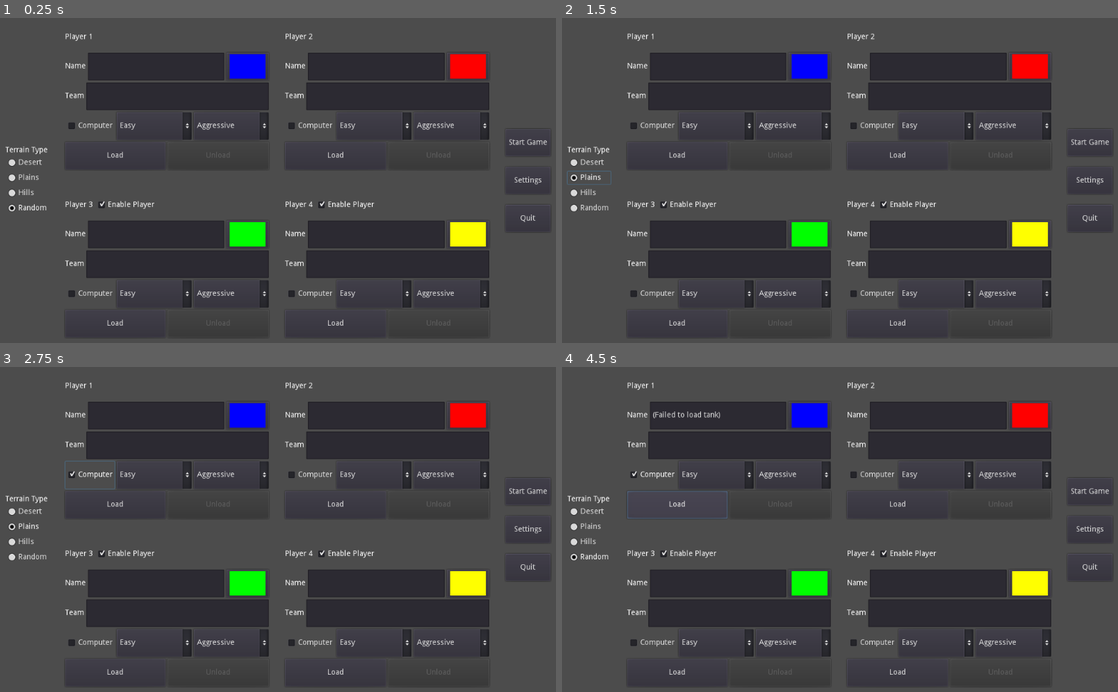
Above: before the commit, frames 1-4 (two rows, left to right).
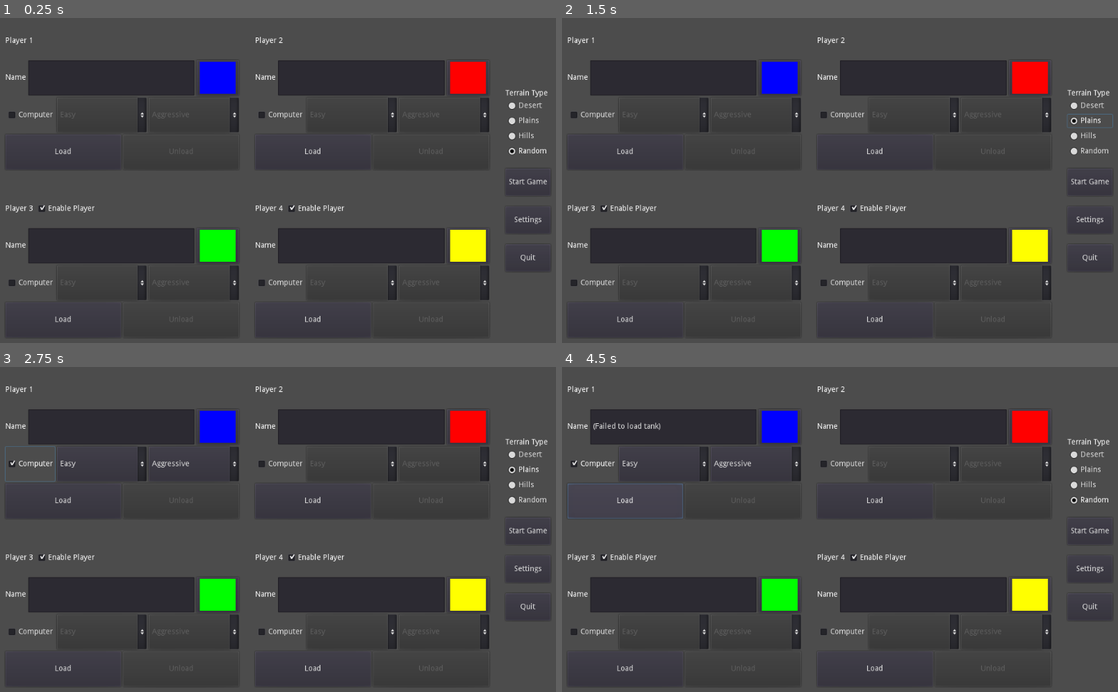
Above: after the commit, the same moments.

Repository: Arc676/Tanks-Godot
Game: Godot game, scene res://Scenes/Screens/Main Menu.tscn
The game is run twice, just before and just after one commit, with the same random seed, the same clock (stepped at 60 frames per second) and the same inputs.
Inputs:
- Up to frame 1 (0.25 s): no input
- Up to frame 2 (1.5 s): click "Desert" at 0.5 s; click "Plains" at 1.25 s
- Up to frame 3 (2.75 s): click "Computer" at 2 s
- Up to frame 4 (4.5 s): click "Hills" at 2.75 s; click "Random" at 3.5 s; click "Load" at 4.25 s

The runs differ from the first frame. In frame 1, 16% of the frame differs, in the area x 0-99%, y 4-95%; in frame 2, 16%, in the area x 0-100%, y 4-95%; in frame 3, 16%; in frame 4, 16%.

Commit message:
UI/UX improvements
Add new setting to disable teams
Disable tank creator components more responsively to config

Diff:
--- a/Scenes/Screens/Main Menu.tscn
+++ b/Scenes/Screens/Main Menu.tscn
@@ -24,52 +24,8 @@
 "_edit_use_anchors_": false
 }
 
-[node name="Terrain" type="VBoxContainer" parent="UI"]
-margin_right = 80.0
-margin_bottom = 580.0
-alignment = 1
-__meta__ = {
-"_edit_use_anchors_": false
-}
-
-[node name="Label" type="Label" parent="UI/Terrain"]
-margin_top = 227.0
-margin_right = 80.0
-margin_bottom = 241.0
-text = "Terrain Type"
-
-[node name="Desert" type="CheckBox" parent="UI/Terrain"]
-margin_top = 245.0
-margin_right = 80.0
-margin_bottom = 269.0
-group = ExtResource( 2 )
-text = "Desert"
-
-[node name="Plains" type="CheckBox" parent="UI/Terrain"]
-margin_top = 273.0
-margin_right = 80.0
-margin_bottom = 297.0
-group = ExtResource( 2 )
-text = "Plains"
-
-[node name="Hills" type="CheckBox" parent="UI/Terrain"]
-margin_top = 301.0
-margin_right = 80.0
-margin_bottom = 325.0
-group = ExtResource( 2 )
-text = "Hills"
-
-[node name="Random" type="CheckBox" parent="UI/Terrain"]
-margin_top = 329.0
-margin_right = 80.0
-margin_bottom = 353.0
-pressed = true
-group = ExtResource( 2 )
-text = "Random"
-
 [node name="P13" type="VBoxContainer" parent="UI"]
-margin_left = 110.0
-margin_right = 485.0
+margin_right = 430.0
 margin_bottom = 580.0
 size_flags_horizontal = 3
 custom_constants/separation = 40
@@ -78,18 +34,18 @@
 [node name="Player 1" parent="UI/P13" instance=ExtResource( 1 )]
 anchor_right = 0.0
 anchor_bottom = 0.0
-margin_right = 375.0
+margin_right = 430.0
 margin_bottom = 270.0
 
 [node name="Player 3" parent="UI/P13" instance=ExtResource( 1 )]
 anchor_right = 0.0
 anchor_bottom = 0.0
 margin_top = 310.0
-margin_right = 375.0
+margin_right = 430.0
 margin_bottom = 580.0
 
 [node name="P24" type="VBoxContainer" parent="UI"]
-margin_left = 515.0
+margin_left = 460.0
 margin_right = 891.0
 margin_bottom = 580.0
 size_flags_horizontal = 3
@@ -99,14 +55,14 @@
 [node name="Player 2" parent="UI/P24" instance=ExtResource( 1 )]
 anchor_right = 0.0
 anchor_bottom = 0.0
-margin_right = 376.0
+margin_right = 431.0
 margin_bottom = 270.0
 
 [node name="Player 4" parent="UI/P24" instance=ExtResource( 1 )]
 anchor_right = 0.0
 anchor_bottom = 0.0
 margin_top = 310.0
-margin_right = 376.0
+margin_right = 431.0
 margin_bottom = 580.0
 
 [node name="VBoxContainer" type="VBoxContainer" parent="UI"]
@@ -120,24 +76,67 @@
 "_edit_use_anchors_": false
 }
 
+[node name="Terrain" type="VBoxContainer" parent="UI/VBoxContainer"]
+margin_top = 122.0
+margin_right = 83.0
+margin_bottom = 248.0
+alignment = 1
+__meta__ = {
+"_edit_use_anchors_": false
+}
+
+[node name="Label" type="Label" parent="UI/VBoxContainer/Terrain"]
+margin_right = 83.0
+margin_bottom = 14.0
+text = "Terrain Type"
+
+[node name="Desert" type="CheckBox" parent="UI/VBoxContainer/Terrain"]
+margin_top = 18.0
+margin_right = 83.0
+margin_bottom = 42.0
+group = ExtResource( 2 )
+text = "Desert"
+
+[node name="Plains" type="CheckBox" parent="UI/VBoxContainer/Terrain"]
+margin_top = 46.0
+margin_right = 83.0
+margin_bottom = 70.0
+group = ExtResource( 2 )
+text = "Plains"
+
+[node name="Hills" type="CheckBox" parent="UI/VBoxContainer/Terrain"]
+margin_top = 74.0
+margin_right = 83.0
+margin_bottom = 98.0
+group = ExtResource( 2 )
+text = "Hills"
+
+[node name="Random" type="CheckBox" parent="UI/VBoxContainer/Terrain"]
+margin_top = 102.0
+margin_right = 83.0
+margin_bottom = 126.0
+pressed = true
+group = ExtResource( 2 )
+text = "Random"
+
 [node name="Start" type="Button" parent="UI/VBoxContainer"]
-margin_top = 195.0
+margin_top = 268.0
 margin_right = 83.0
-margin_bottom = 245.0
+margin_bottom = 318.0
 rect_min_size = Vector2( 0, 50 )
 text = "Start Game"
 
 [node name="Settings" type="Button" parent="UI/VBoxContainer"]
-margin_top = 265.0
+margin_top = 338.0
 margin_right = 83.0
-margin_bottom = 315.0
+margin_bottom = 388.0
 rect_min_size = Vector2( 0, 50 )
 text = "Settings"
 
 [node name="Quit" type="Button" parent="UI/VBoxContainer"]
-margin_top = 335.0
+margin_top = 408.0
 margin_right = 83.0
-margin_bottom = 385.0
+margin_bottom = 458.0
 rect_min_size = Vector2( 0, 50 )
 text = "Quit"
 [connection signal="pressed" from="UI/VBoxContainer/Start" to="." method="startGame"]
--- a/Scenes/Screens/Settings.tscn
+++ b/Scenes/Screens/Settings.tscn
@@ -16,9 +16,9 @@
 anchor_right = 0.5
 anchor_bottom = 0.5
 margin_left = -80.0
-margin_top = -71.0
+margin_top = -108.0
 margin_right = 80.0
-margin_bottom = 71.0
+margin_bottom = 108.0
 size_flags_horizontal = 3
 size_flags_vertical = 3
 custom_constants/separation = 20
@@ -37,22 +37,29 @@
 margin_bottom = 68.0
 text = "Show Touch Controls"
 
-[node name="Save Files" type="VBoxContainer" parent="VBoxContainer"]
+[node name="Enable Teams" type="CheckBox" parent="VBoxContainer"]
 margin_top = 88.0
 margin_right = 160.0
-margin_bottom = 102.0
+margin_bottom = 112.0
+text = "Enable Teams"
+
+[node name="Save Files" type="VBoxContainer" parent="VBoxContainer"]
+margin_top = 132.0
+margin_right = 160.0
+margin_bottom = 146.0
 
 [node name="Label" type="Label" parent="VBoxContainer/Save Files"]
 margin_right = 160.0
 margin_bottom = 14.0
-text = "Save Files"
+text = "View/Manage Save Files"
 
 [node name="Back to Main" type="Button" parent="VBoxContainer"]
-margin_top = 122.0
+margin_top = 166.0
 margin_right = 160.0
-margin_bottom = 172.0
+margin_bottom = 216.0
 rect_min_size = Vector2( 0, 50 )
 text = "Back"
 [connection signal="toggled" from="VBoxContainer/Enable SFX" to="." method="setSFX"]
 [connection signal="toggled" from="VBoxContainer/Enable Touch UI" to="." method="setTouchUI"]
+[connection signal="toggled" from="VBoxContainer/Enable Teams" to="." method="setTeams"]
 [connection signal="pressed" from="VBoxContainer/Back to Main" to="." method="returnToMain"]
--- a/Scenes/UI/Tank Creator.tscn
+++ b/Scenes/UI/Tank Creator.tscn
@@ -97,6 +97,7 @@
 margin_bottom = 117.0
 size_flags_horizontal = 3
 size_flags_vertical = 3
+disabled = true
 text = "Easy"
 items = [ "Easy", null, false, 0, null, "Medium", null, false, 1, null, "Hard", null, false, 2, null ]
 selected = 0
@@ -107,6 +108,7 @@
 margin_bottom = 117.0
 size_flags_horizontal = 3
 size_flags_vertical = 3
+disabled = true
 text = "Aggressive"
 items = [ "Aggressive", null, false, 0, null, "Defensive", null, false, 1, null, "Random", null, false, 2, null ]
 selected = 0
@@ -132,5 +134,7 @@
 size_flags_vertical = 3
 disabled = true
 text = "Unload"
+[connection signal="toggled" from="Presence/Tank Enabled" to="." method="toggleTank"]
+[connection signal="toggled" from="AI Mode/CC" to="." method="toggleCC"]
 [connection signal="pressed" from="Disk/Load" to="." method="loadTank"]
 [connection signal="pressed" from="Disk/Unload" to="." method="unloadTank"]
--- a/Scripts/Screens/Main Menu.gd
+++ b/Scripts/Screens/Main Menu.gd
@@ -23,10 +23,10 @@
 onready var p4 = $"UI/P24/Player 4"
 
 # Terrain selection
-onready var desert = $UI/Terrain/Desert
-onready var plains = $UI/Terrain/Plains
-onready var hills = $UI/Terrain/Hills
-onready var random = $UI/Terrain/Random
+onready var desert = $UI/VBoxContainer/Terrain/Desert
+onready var plains = $UI/VBoxContainer/Terrain/Plains
+onready var hills = $UI/VBoxContainer/Terrain/Hills
+onready var random = $UI/VBoxContainer/Terrain/Random
 
 func _ready():
 	p1.setProperties(1, Color(0, 0, 1))
--- a/Scripts/Screens/Settings.gd
+++ b/Scripts/Screens/Settings.gd
@@ -18,14 +18,11 @@
 
 onready var tree = get_tree()
 
-onready var enableSFX = $"VBoxContainer/Enable SFX"
-onready var enableTouchUI = $"VBoxContainer/Enable Touch UI"
-
-onready var saveList = $"VBoxContainer/Save Files"
 
 func _ready():
-	enableSFX.pressed = Globals.gameSettings.sfx
-	enableTouchUI.pressed = Globals.gameSettings.touchUI
+	$"VBoxContainer/Enable SFX".pressed = Globals.gameSettings.sfx
+	$"VBoxContainer/Enable Touch UI".pressed = Globals.gameSettings.touchUI
+	$"VBoxContainer/Enable Teams".pressed = Globals.gameSettings.teams
 
 	var dir = Directory.new()
 	if dir.open("user://tanks") == OK:
@@ -34,7 +31,7 @@
 		while filename != "":
 			if !dir.current_is_dir():
 				var entry = savefile.instance()
-				saveList.add_child(entry)
+				$"VBoxContainer/Save Files".add_child(entry)
 				entry.loadSave(filename.get_basename())
 			filename = dir.get_next()
 
@@ -47,3 +44,6 @@
 
 func setTouchUI(pressed):
 	Globals.gameSettings.touchUI = pressed
+
+func setTeams(pressed):
+	Globals.gameSettings.teams = pressed
--- a/Scripts/Singletons/Globals.gd
+++ b/Scripts/Singletons/Globals.gd
@@ -17,6 +17,7 @@
 const GRAVITY = 981
 
 var gameSettings = {
+	"teams" : false,
 	"sfx" : true,
 	"touchUI" : true
 }
--- a/Scripts/UI/Tank Creator.gd
+++ b/Scripts/UI/Tank Creator.gd
@@ -69,6 +69,7 @@
 		size_flags_vertical = SIZE_FILL
 		for node in get_children():
 			node.size_flags_vertical = SIZE_FILL
+	$Team.visible = Globals.gameSettings.teams
 
 func setProperties(num, color):
 	enableTank.visible = num >= 3
@@ -99,16 +100,15 @@
 			tank.aiStyle = aiStyle.selected
 	return tank
 
-func refreshUI():
-	var isLoaded = is_instance_valid(loadedTank)
-	tankName.editable = !isLoaded
-	tankTeam.editable = !isLoaded
-	tankColor.disabled = isLoaded
-	tankIsCC.disabled = isLoaded
-	aiDiff.disabled = isLoaded
-	aiStyle.disabled = isLoaded
-	$Disk/Load.disabled = isLoaded
-	$Disk/Unload.disabled = !isLoaded
+func setEditable(editable, isLoaded = false):
+	tankName.editable = editable
+	tankTeam.editable = editable
+	tankColor.disabled = !editable
+	tankIsCC.disabled = !editable
+	aiDiff.disabled = !editable or !tankIsCC.pressed
+	aiStyle.disabled = !editable or !tankIsCC.pressed
+	$Disk/Load.disabled = !editable or isLoaded
+	$Disk/Unload.disabled = !editable or !isLoaded
 
 func loadTank():
 	loadedTank = tankObj.instance()
@@ -119,7 +119,7 @@
 			tankIsCC.pressed = true
 			aiDiff.select(loadedTank.aiLvl)
 			aiStyle.select(loadedTank.aiStyle)
-		refreshUI()
+		setEditable(false, true)
 	else:
 		tankName.text = "(Failed to load tank)"
 		loadedTank.queue_free()
@@ -130,4 +130,11 @@
 	tankName.text = ""
 	tankTeam.text = ""
 	tankColor.color = defaultColor
-	refreshUI()
+	setEditable(true)
+
+func toggleTank(enable):
+	setEditable(enable)
+
+func toggleCC(pressed):
+	aiDiff.disabled = !pressed
+	aiStyle.disabled = !pressed
